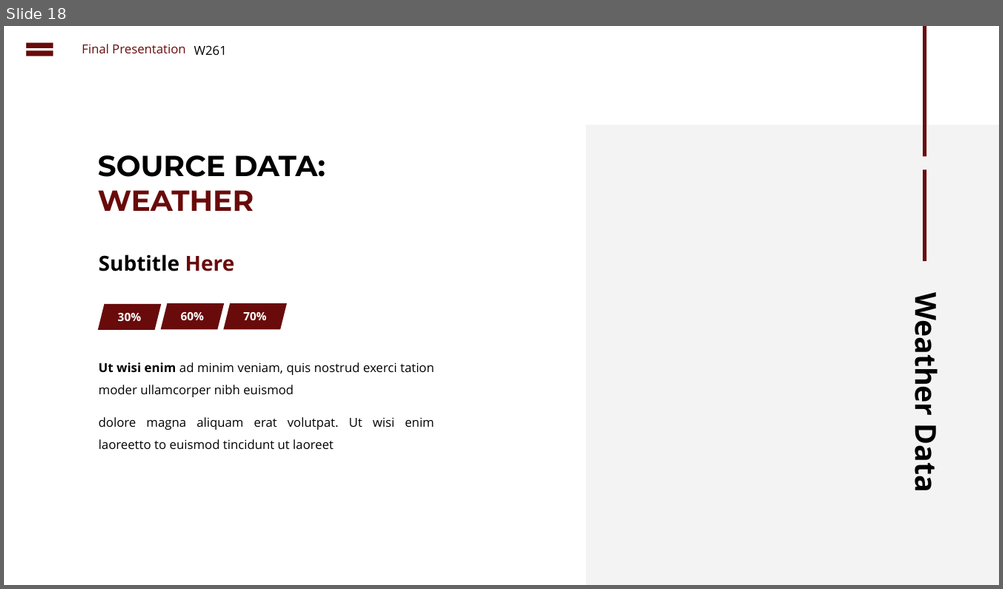
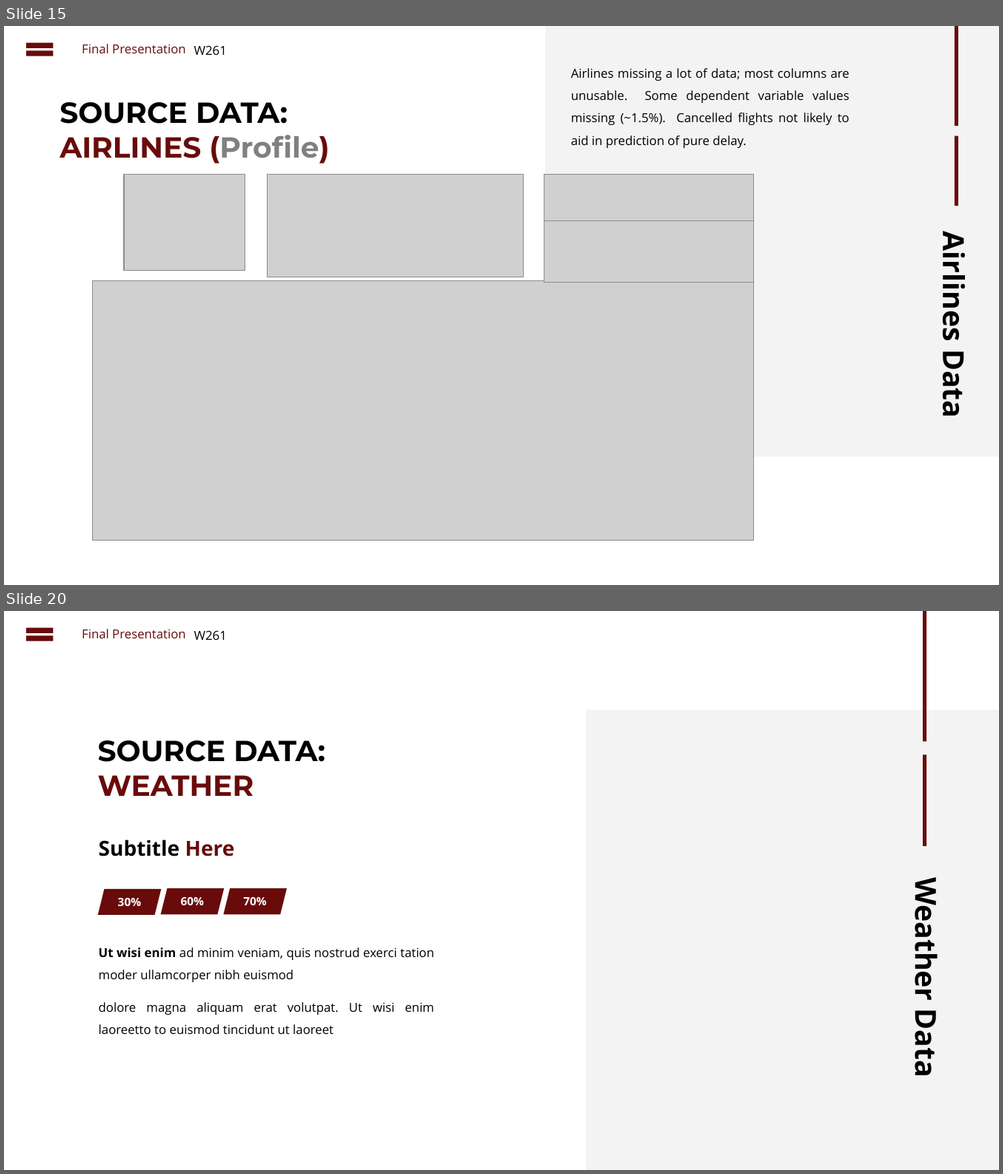
Before and after one commit to cbenge509/flightsontime, a slide deck: presentation/Delayed Flights Prediction - Final.pptx. Shown one above the other, each under a label of ours: slide 18 before the commit, slides 15 and 20 after it; the slides between them are not shown. The pictures are 1003x589 and 1003x1174 pixels, drawn with LibreOffice and Linux fonts; fonts in the diff are those of the drawing; grey boxes stand for pictures. Boxes give left, top, right and bottom in pixels: in the first picture for what was removed or moved away, otherwise in the second. Text is boxed around its words. In the diff, an @@ line names an element or a change of style, - is before the commit and + after.

```diff
--- a/presentation/Delayed Flights Prediction - Final.pptx
+++ b/presentation/Delayed Flights Prediction - Final.pptx
@@ slide 15 added at [4,26,999,585], background #FFFFFF @@
@@ math equal added at [21,38,58,60], fill #690B0B @@
@@ text added at [82,44,186,53], 12 pt, text #690B0B @@
+Final Presentation
@@ text added at [194,46,227,55], 12 pt, text #000000 @@
+W261
@@ rectangle added at [545,26,999,457], fill #F2F2F2 at 90% opacity @@
@@ rectangle added at [955,26,959,126], fill #690B0B @@
@@ text added at [571,68,849,148], 12 pt, text #000000 @@
+Airlines missing a lot of data; most columns are unusable. Some dependent variable values missing (~1.5%). Cancelled flights not likely to aid in prediction of pure delay.
@@ text added at [60,102,329,164], 28 pt, text #000000, bold @@
+SOURCE DATA:
+AIRLINES (Profile)
@@ rectangle added at [955,136,959,206], fill #690B0B @@
@@ picture added at [124,175,245,272] @@
@@ picture added at [267,175,523,278] @@
@@ picture added at [544,175,754,223] @@
@@ picture added at [544,221,754,282] @@
@@ text added at [934,242,973,416], 28 pt, text #000000, bold @@
+Airlines Data
@@ picture added at [93,281,754,541] @@
@@ what was slide 18 is now slide 20 @@
```
Also in this commit, not shown: 4 slides changed, 4 other slides added, 3 slides removed.
